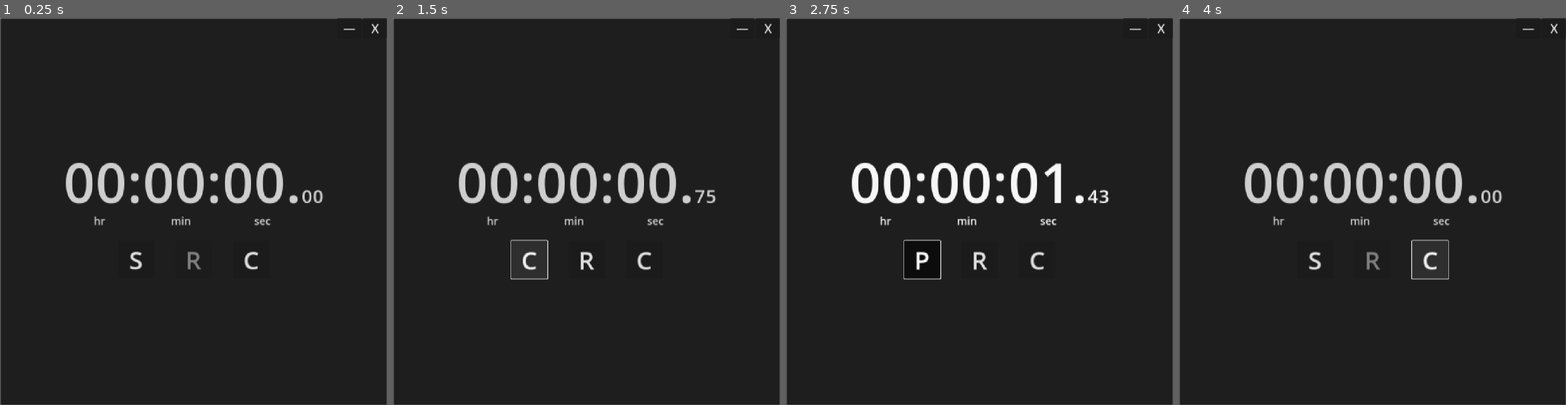
Above: before the commit, frames 1-4 (left to right).
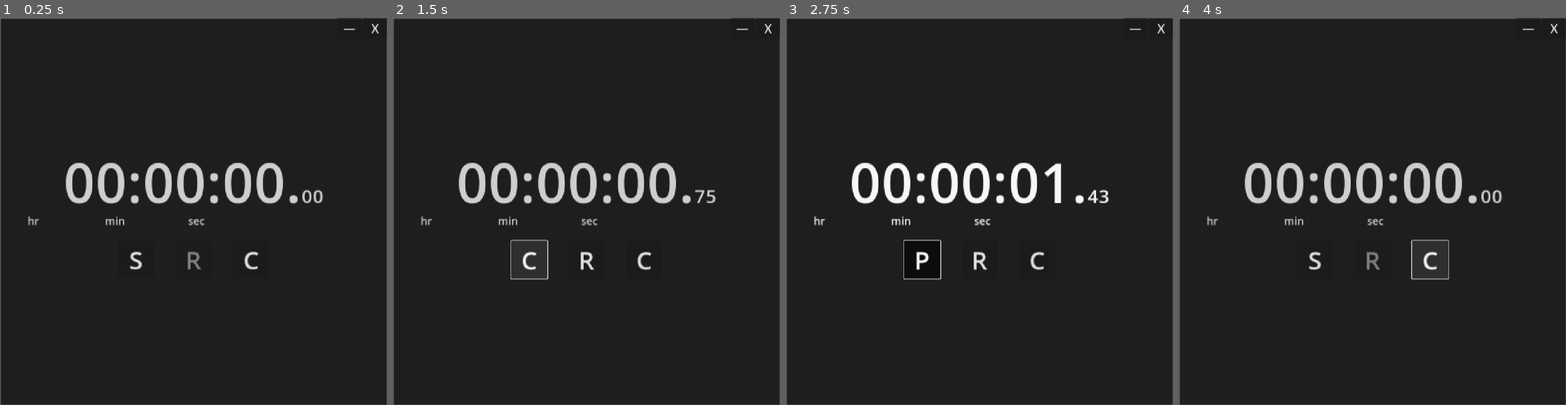
Above: after the commit, the same moments.

Repository: LiteFeather1/ltf-stopwatch
Game: Godot game, scene res://main.tscn
Same seed, same stepped clock (60 frames per second), same inputs: the game is played once before the commit and once after it.
Inputs:
- Up to frame 1 (0.25 s): no input
- Up to frame 2 (1.5 s): click "S" at 0.5 s; click "P" at 1.25 s
- Up to frame 3 (2.75 s): click "C" at 2 s
- Up to frame 4 (4 s): click "R" at 2.75 s; click "C" at 3.5 s

The runs differ from the first frame. In frame 1, 0.3% of the frame differs, in the area x 7-70%, y 51-54%; in frame 2, 0.3%; in frame 3, 0.3%; in frame 4, 0.3%.

Commit message:
Accidently fixed #14

Diff:
--- a/scenes/stopwatch.gd
+++ b/scenes/stopwatch.gd
@@ -1,5 +1,4 @@
-class_name StopWatch
-extends VBoxContainer
+class_name Stopwatch extends VBoxContainer
 
 
 signal started()
--- a/scenes/stopwatch.tscn
+++ b/scenes/stopwatch.tscn
@@ -5,10 +5,8 @@
 
 [node name="stopwatch" type="VBoxContainer"]
 modulate = Color(0.807843, 0.807843, 0.807843, 1)
-anchors_preset = 10
-anchor_right = 1.0
+offset_right = 694.0
 offset_bottom = 220.0
-grow_horizontal = 2
 theme_override_constants/separation = -16
 alignment = 1
 script = ExtResource("1_s5has")
@@ -23,42 +21,7 @@
 fit_content = true
 scroll_active = false
 
-[node name="hbc_hr_min_sec" type="HBoxContainer" parent="."]
-visible = false
-layout_mode = 2
-alignment = 1
-
-[node name="HSeparator" type="VSeparator" parent="hbc_hr_min_sec"]
-modulate = Color(1, 1, 1, 0)
-layout_mode = 2
-theme_override_constants/separation = -8
-
-[node name="l_hr" type="Label" parent="hbc_hr_min_sec"]
-layout_mode = 2
-theme_override_font_sizes/font_size = 28
-text = "hr"
-
-[node name="HSeparator2" type="VSeparator" parent="hbc_hr_min_sec"]
-modulate = Color(1, 1, 1, 0)
-layout_mode = 2
-theme_override_constants/separation = 168
-
-[node name="l_min" type="Label" parent="hbc_hr_min_sec"]
-layout_mode = 2
-theme_override_font_sizes/font_size = 28
-text = "min"
-
-[node name="HSeparator3" type="VSeparator" parent="hbc_hr_min_sec"]
-modulate = Color(1, 1, 1, 0)
-layout_mode = 2
-theme_override_constants/separation = 152
-
-[node name="l_sec" type="Label" parent="hbc_hr_min_sec"]
-layout_mode = 2
-theme_override_font_sizes/font_size = 28
-text = "sec"
-
 [node name="Label" type="Label" parent="."]
 layout_mode = 2
 theme_override_font_sizes/font_size = 28
-text = "                                  hr                        min                       sec"
+text = "          hr                        min                       sec"
